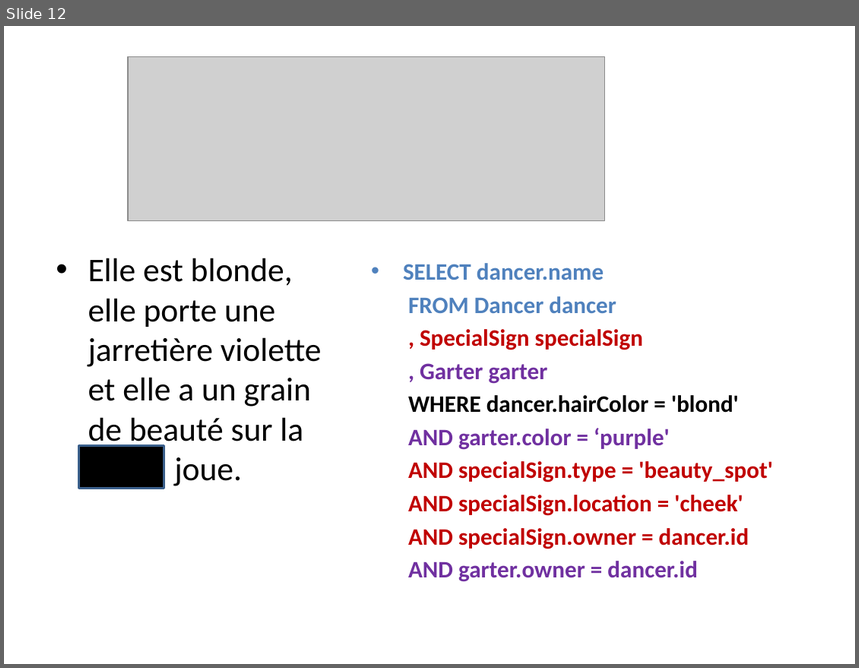
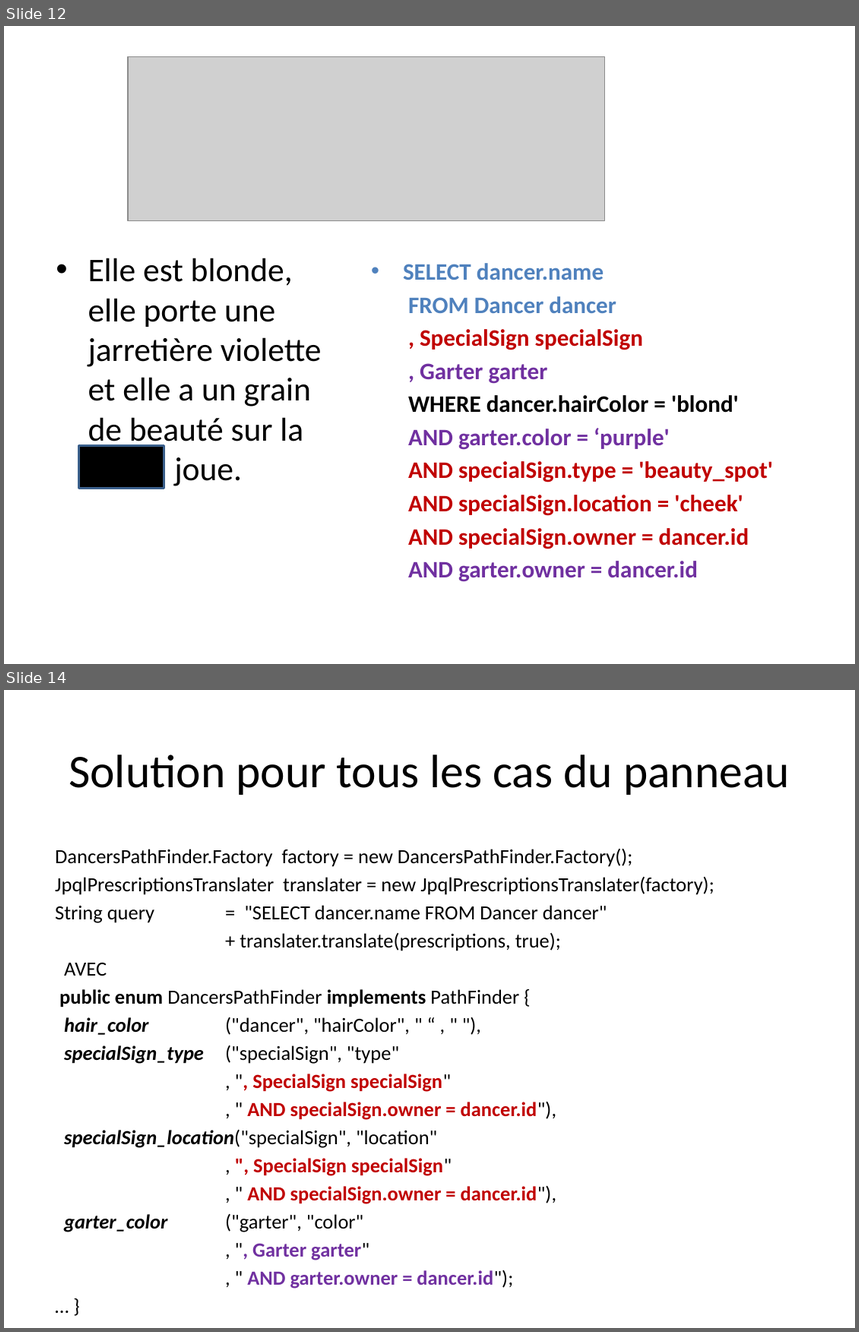
Before and after one commit to aqueryom/aqueryom, a slide deck: Criteria Mix.pptx. Shown one above the other, each under a label of ours: slide 12 before the commit, slides 12 and 14 after it; the slides between them are not shown. The pictures are 859x668 and 859x1332 pixels, drawn with LibreOffice and Linux fonts; fonts in the diff are those of the drawing; grey boxes stand for pictures. Boxes give left, top, right and bottom in pixels: in the first picture for what was removed or moved away, otherwise in the second. Text is boxed around its words. In the diff, an @@ line names an element or a change of style, - is before the commit and + after.

Commit message:
doc(reason): why it is useful
reduces the complexity in translating the criteria in jpql

```diff
--- a/Criteria Mix.pptx
+++ b/Criteria Mix.pptx
@@ slide 14 added at [4,690,855,1328], background #FFFFFF @@
@@ title added at [69,755,790,795], 39.6 pt, text #000000 @@
+Solution pour tous les cas du panneau
@@ text added at [55,849,715,1261], 17 pt, text #000000 @@
+DancersPathFinder.Factory factory = new DancersPathFinder.Factory();
+JpqlPrescriptionsTranslater translater = new JpqlPrescriptionsTranslater(factory);
+String query = "SELECT dancer.name FROM Dancer dancer"
++ translater.translate(prescriptions, true);
+AVEC
+public enum DancersPathFinder implements PathFinder {
+hair_color ("dancer", "hairColor", " “ , " "),
+specialSign_type ("specialSign", "type"
+, ", SpecialSign specialSign"
+, " AND specialSign.owner = dancer.id"),
+specialSign_location("specialSign", "location"
+, ", SpecialSign specialSign"
+, " AND specialSign.owner = dancer.id"),
+garter_color ("garter", "color"
+, ", Garter garter"
+  , " AND garter.owner = dancer.id");
+… }
```
Also in this commit, not shown: 2 other slides added.
